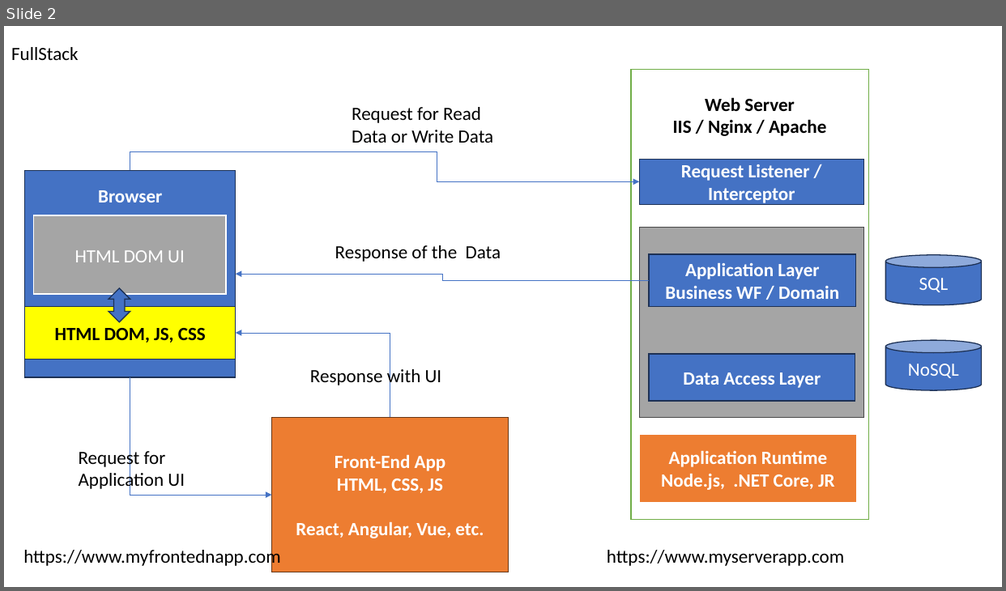
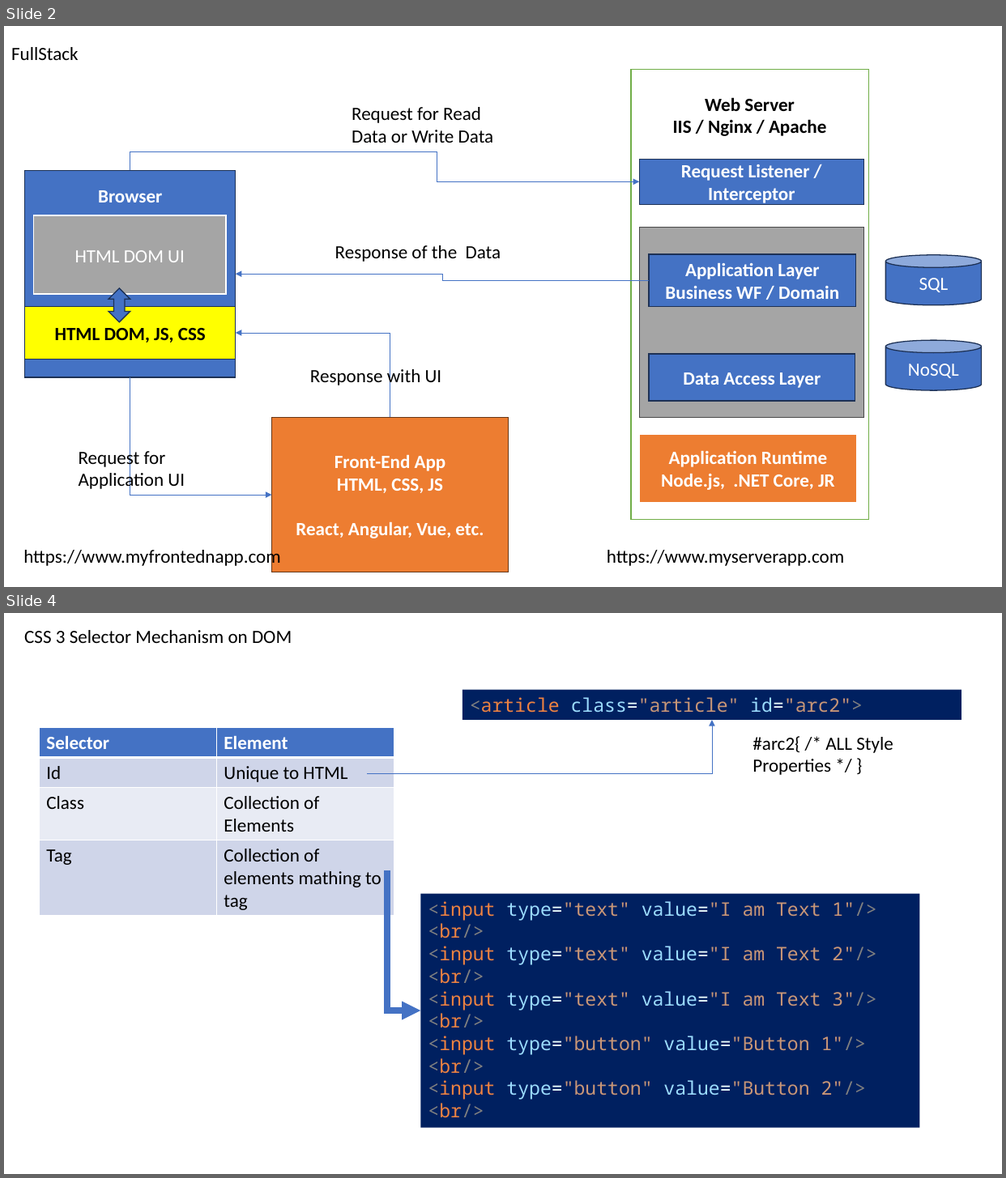
Before and after one commit to maheshsabnis/ugam, a slide deck: Training_Presentetions.pptx. Shown one above the other, each under a label of ours: slide 2 before the commit, slides 2 and 4 after it; the slides between them are not shown. The pictures are 1006x591 and 1006x1178 pixels, drawn with LibreOffice and Linux fonts; fonts in the diff are those of the drawing. Boxes give left, top, right and bottom in pixels: in the first picture for what was removed or moved away, otherwise in the second. Text is boxed around its words. In the diff, an @@ line names an element or a change of style, - is before the commit and + after.

```diff
--- a/Training_Presentetions.pptx
+++ b/Training_Presentetions.pptx
@@ slide 4 added at (4,613,1002,1174), background #FFFFFF @@
@@ text added at (24,630,292,643), 18 pt, text #000000 @@
+CSS 3 Selector Mechanism on DOM
@@ rectangle added at (462,689,961,719), fill #002060, 18 pt, text #C99677 @@
+<article class="article" id="arc2">
@@ table added at (39,727,394,915), 4 rows, 2 columns @@
+Selector | Element
+Id | Unique to HTML
+Class | Collection of Elements
+Tag | Collection of elements mathing to tag
@@ elbow arrow added from (367, 774) to (712, 720), #4472C4 0.5 pt @@
@@ text added at (752,736,893,775), 18 pt, text #000000 @@
+#arc2{ /* ALL Style Properties */ }
@@ elbow arrow added from (387, 871) to (421, 1012), #4472C4 6 pt @@
@@ rectangle added at (421,894,920,1128), fill #002060, 18 pt, text #C99677 @@
+<input type="text" value="I am Text 1"/>
+<br/>
+<input type="text" value="I am Text 2"/>
+<br/>
+<input type="text" value="I am Text 3"/>
+<br/>
+<input type="button" value="Button 1"/>
+<br/>
+<input type="button" value="Button 2"/>
+<br/>
```
Also in this commit, not shown: 1 slide changed, 6 other files.
